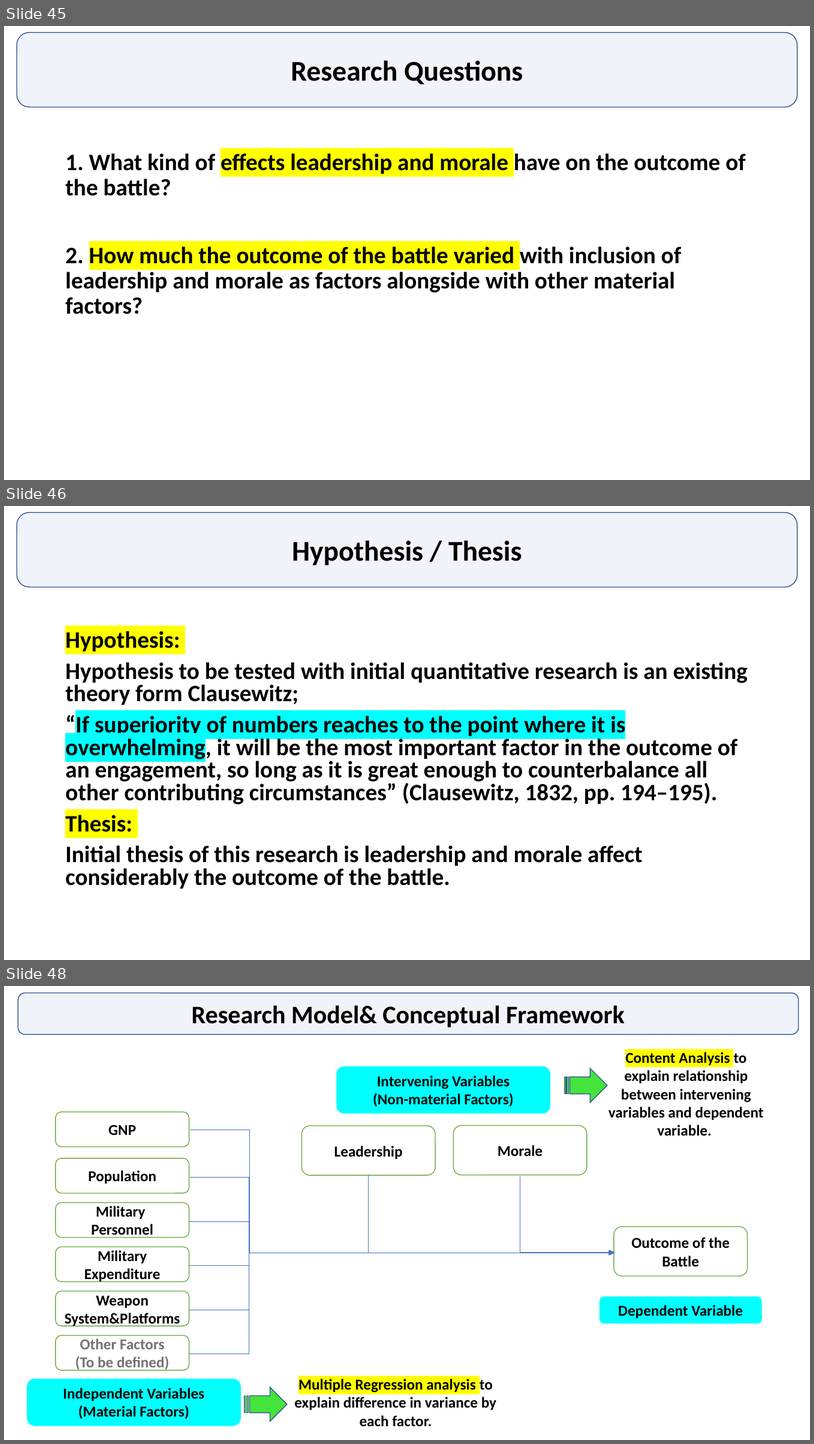
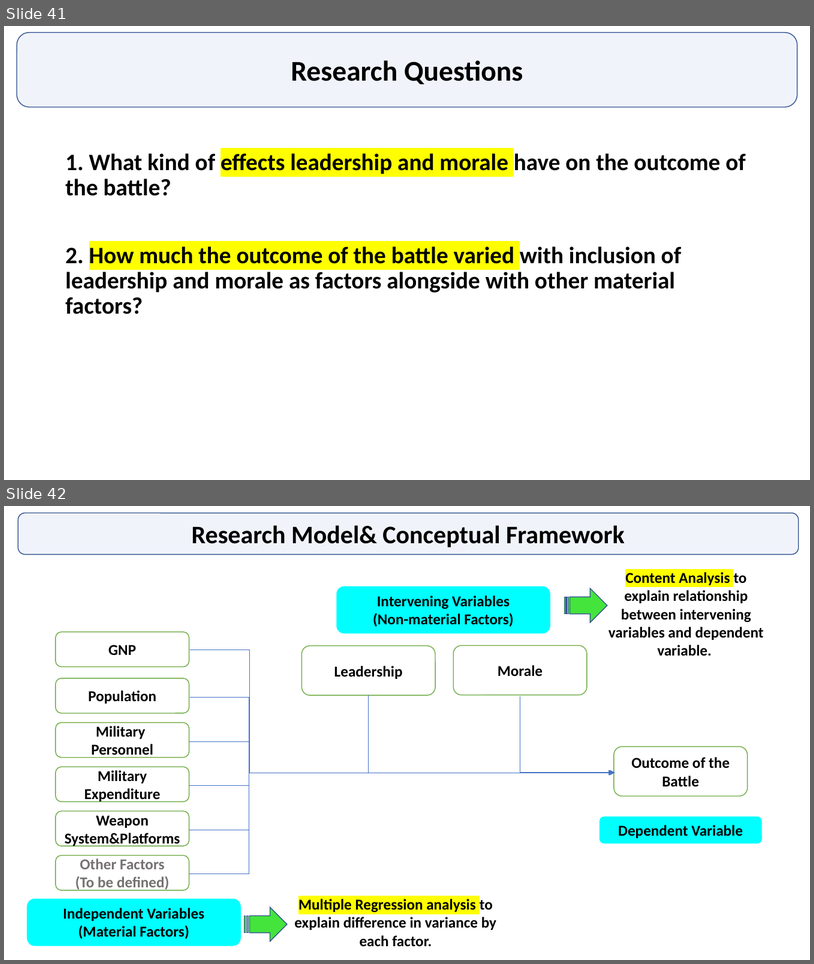
Before and after one commit to GurkanGitHub/PhD, a slide deck: PhD Discussion.pptx. Shown one above the other, each under a label of ours: slides 45, 46 and 48 before the commit, slides 41 and 42 after it; the slides between them are not shown. The pictures are 814x1444 and 814x964 pixels, drawn with LibreOffice and Linux fonts; fonts in the diff are those of the drawing. Boxes give left, top, right and bottom in pixels: in the first picture for what was removed or moved away, otherwise in the second. Text is boxed around its words. In the diff, an @@ line names an element or a change of style, - is before the commit and + after.

```diff
--- a/PhD Discussion.pptx
+++ b/PhD Discussion.pptx
@@ slide 46 removed at bbox=[4, 506, 810, 960], background #FFFFFF @@
@@ rounded rectangle removed at bbox=[17, 513, 798, 587] @@
-Hypothesis / Thesis
@@ text removed at bbox=[65, 631, 748, 888] @@
-Hypothesis:
-Hypothesis to be tested with initial quantitative research is an existing theory form Clausewitz;
-“If superiority of numbers reaches to the point where it is overwhelming, it will be the most important factor in the outcome of an engagement, so long as it is great enough to counterbalance all other contributing circumstances” (Clausewitz, 1832, pp. 194–195).
-Thesis:
-Initial thesis of this research is leadership and morale affect considerably the outcome of the battle.
@@ what was slide 45 is now slide 41 @@
@@ what was slide 48 is now slide 42 @@
```
Also in this commit, not shown: 2 slides changed, 1 slide added, 6 other slides removed, 5 other files.
